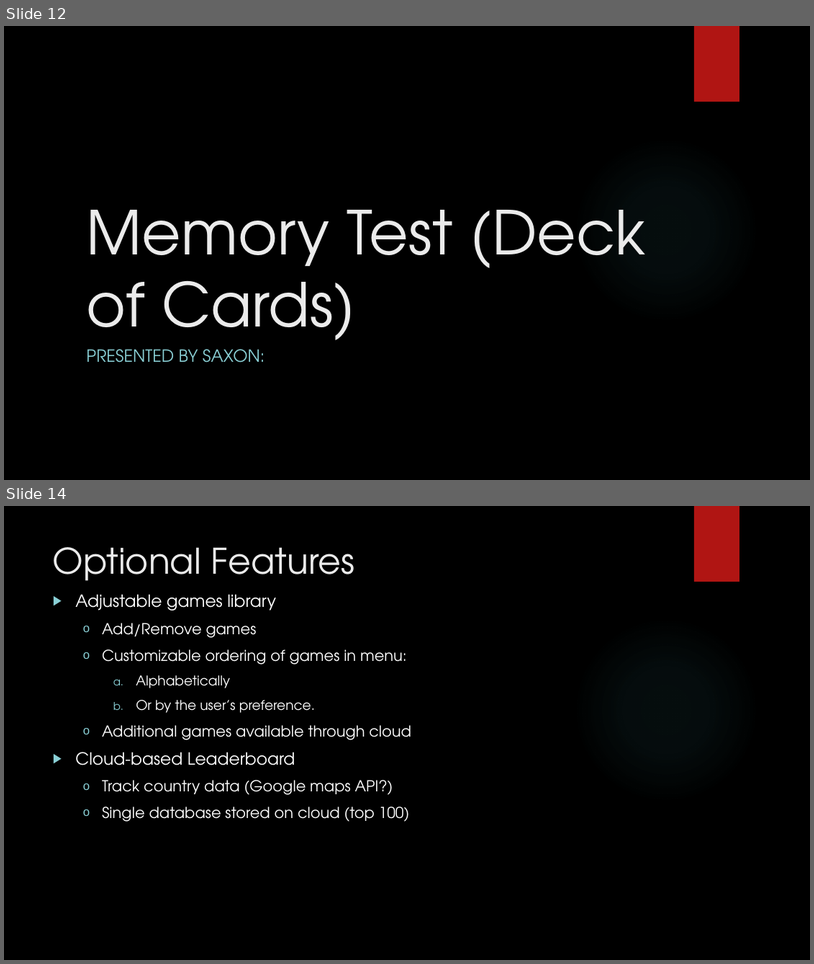
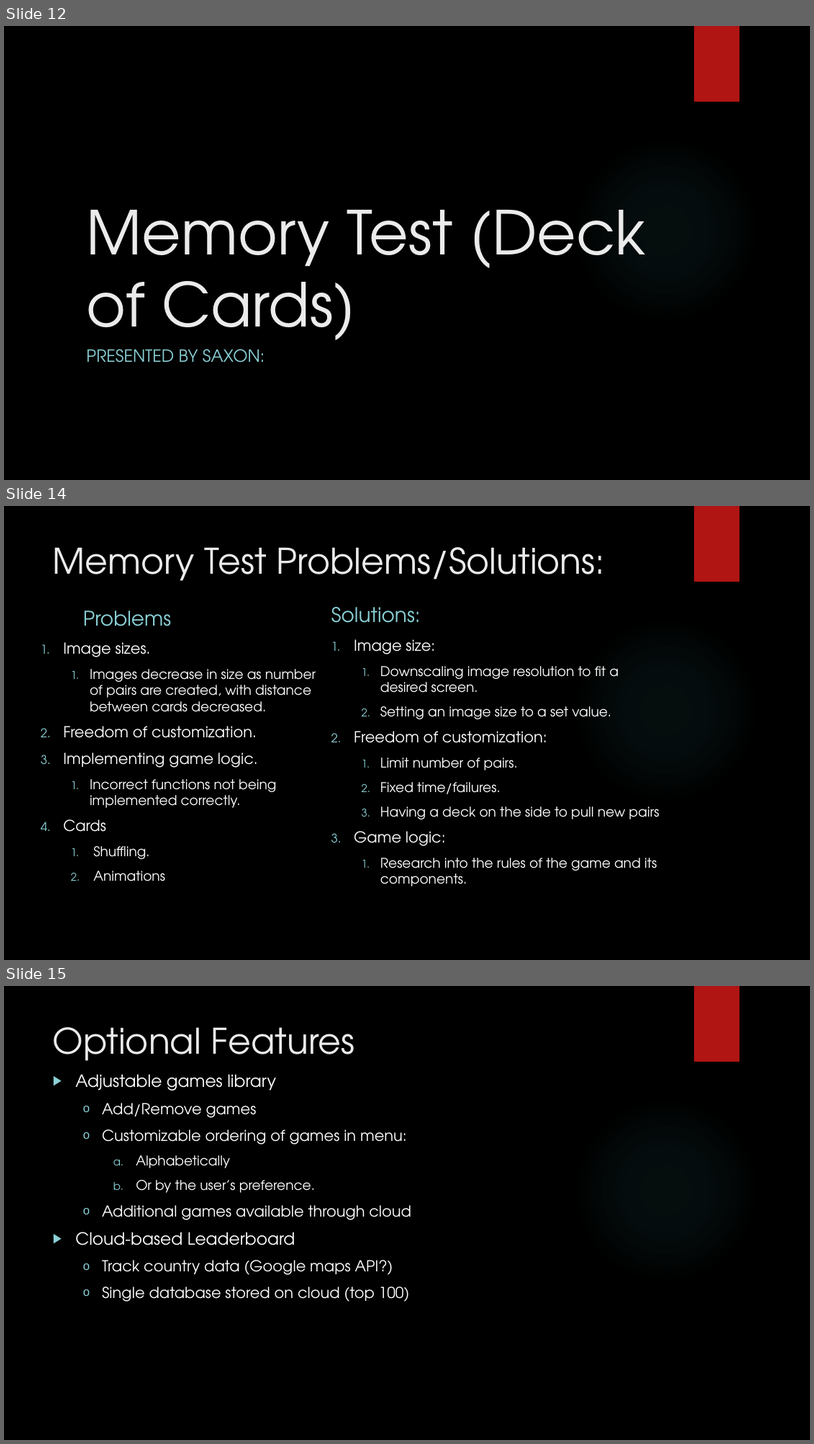
Before and after one commit to IgnitionOrk/SCaR_Arcade, a slide deck: SCaRArcade.pptx. Shown one above the other, each under a label of ours: slides 12 and 14 before the commit, slides 12, 14 and 15 after it; the slides between them are not shown. The pictures are 814x964 and 814x1444 pixels, drawn with LibreOffice and Linux fonts; fonts in the diff are those of the drawing; background and template pictures are left out. Boxes give left, top, right and bottom in pixels: in the first picture for what was removed or moved away, otherwise in the second. Text is boxed around its words. In the diff, an @@ line names an element or a change of style, - is before the commit and + after.

```diff
--- a/SCaRArcade.pptx
+++ b/SCaRArcade.pptx
@@ slide 14 added at (4, 506, 810, 960), background picture (left out); not listed: 2 template elements that a slide beside it also shows @@
@@ title added at (53, 547, 606, 581), 42 pt, text #EBEBEB @@
+Memory Test Problems/Solutions:
@@ text added at (83, 610, 172, 626), 24 pt, text #8AD0D6 @@
+Problems
@@ text added at (332, 607, 421, 623), 24 pt, text #8AD0D6 @@
+Solutions:
@@ text added at (63, 642, 316, 881), 16 pt, text #FFFFFF @@
+1. Image sizes.
+  1. Images decrease in size as number of pairs are created, with distance between cards decreased.
+2. Freedom of customization.
+3. Implementing game logic.
+  1. Incorrect functions not being implemented correctly.
+4. Cards
+  1. Shuffling.
+  2. Animations
@@ text added at (354, 639, 659, 886), 16 pt, text #FFFFFF @@
+1. Image size:
+  1. Downscaling image resolution to fit a desired screen.
+  2. Setting an image size to a set value.
+2. Freedom of customization:
+  1. Limit number of pairs.
+  2. Fixed time/failures.
+  3. Having a deck on the side to pull new pairs
+3. Game logic:
+  1. Research into the rules of the game and its components.
@@ what was slide 14 is now slide 15 @@
```
Also in this commit, not shown: 3 slides changed.
